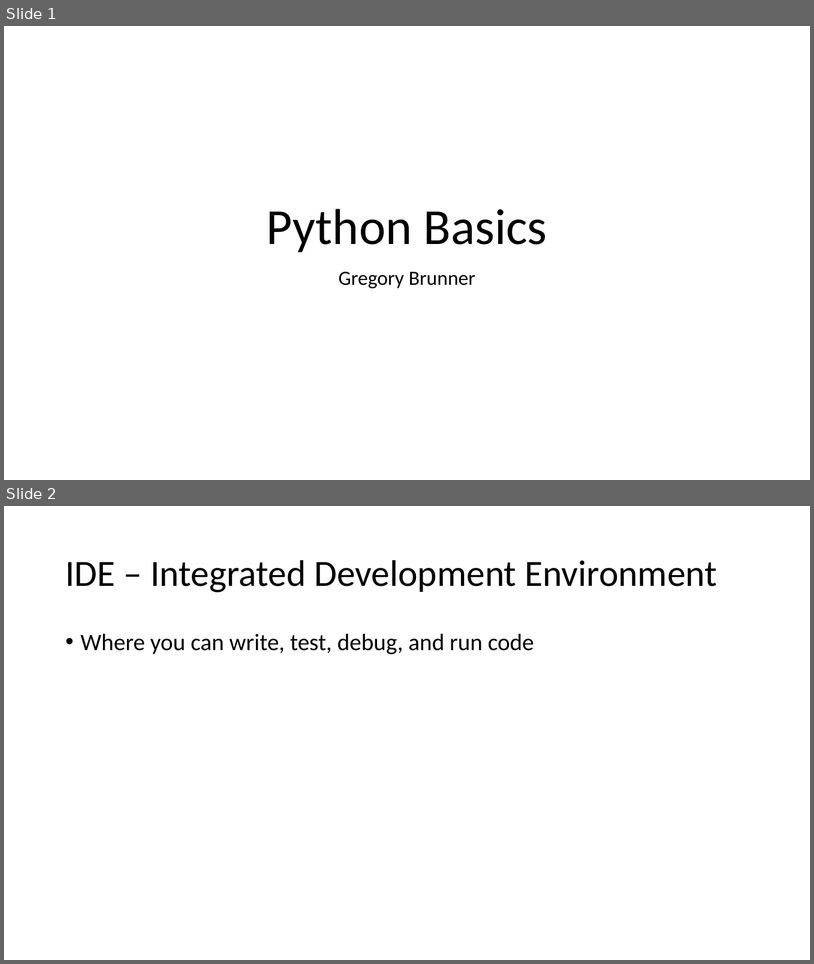
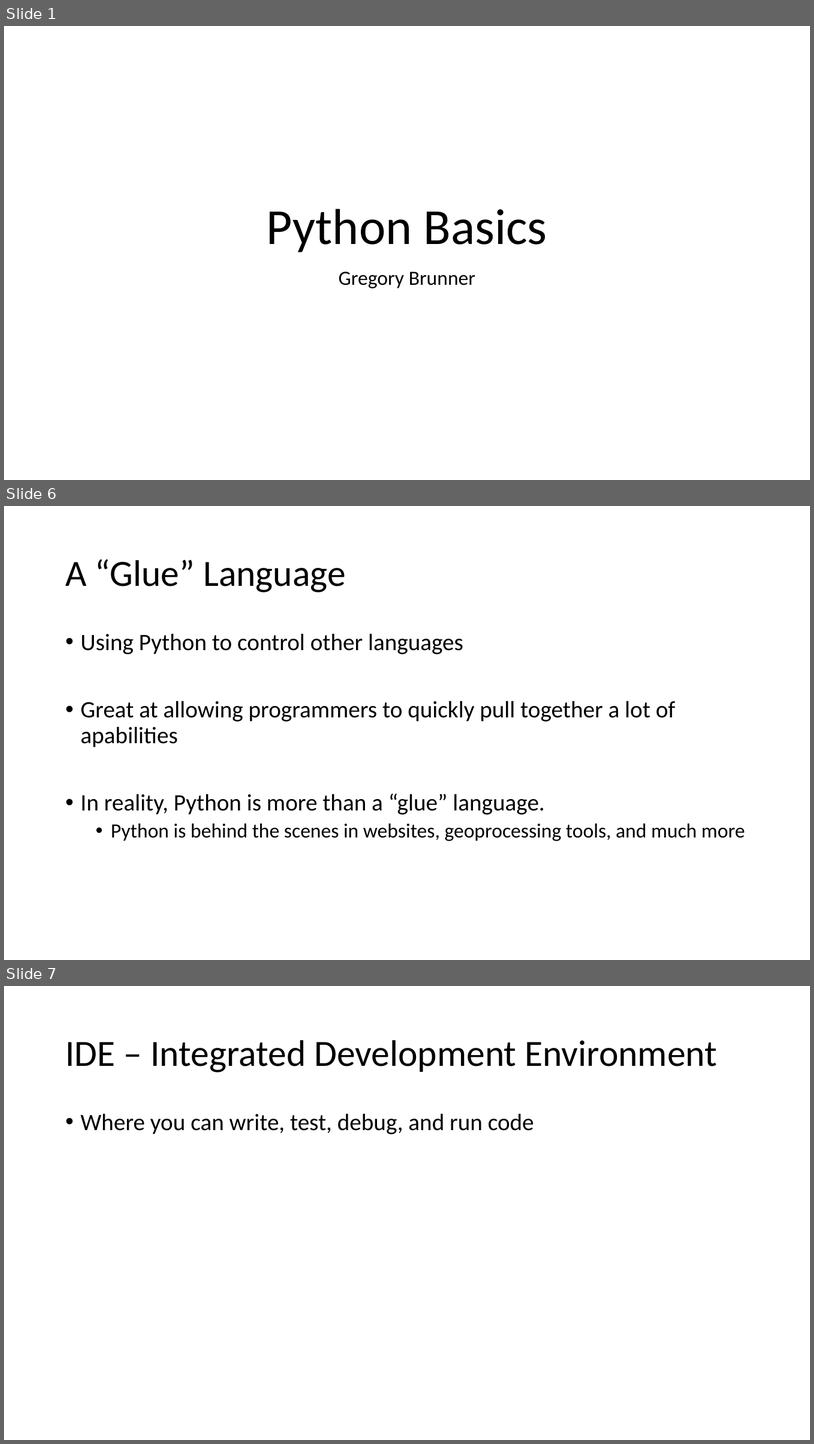
Before and after one commit to gbrunner/programming-for-gis-and-rs, a slide deck: Week_1/Lectures/Lecture_2_Slides.pptx. Shown one above the other, each under a label of ours: slides 1 and 2 before the commit, slides 1, 6 and 7 after it; the slides between them are not shown. The pictures are 814x964 and 814x1444 pixels, drawn with LibreOffice and Linux fonts; fonts in the diff are those of the drawing. Boxes give left, top, right and bottom in pixels: in the first picture for what was removed or moved away, otherwise in the second. Text is boxed around its words. In the diff, an @@ line names an element or a change of style, - is before the commit and + after.

```diff
--- a/Week_1/Lectures/Lecture_2_Slides.pptx
+++ b/Week_1/Lectures/Lecture_2_Slides.pptx
@@ slide 6 added at [4, 506, 810, 960], background #FFFFFF @@
@@ title added at [65, 559, 346, 592], 44 pt, text #000000 @@
+A “Glue” Language
@@ text added at [81, 633, 746, 841], 28 pt, text #000000 @@
+• Using Python to control other languages
+• Great at allowing programmers to quickly pull together a lot of apabilities
+• In reality, Python is more than a “glue” language.
+  • Python is behind the scenes in websites, geoprocessing tools, and much more
@@ what was slide 2 is now slide 7 @@
```
Also in this commit, not shown: 5 slides changed, 4 other slides added, 10 other files.
